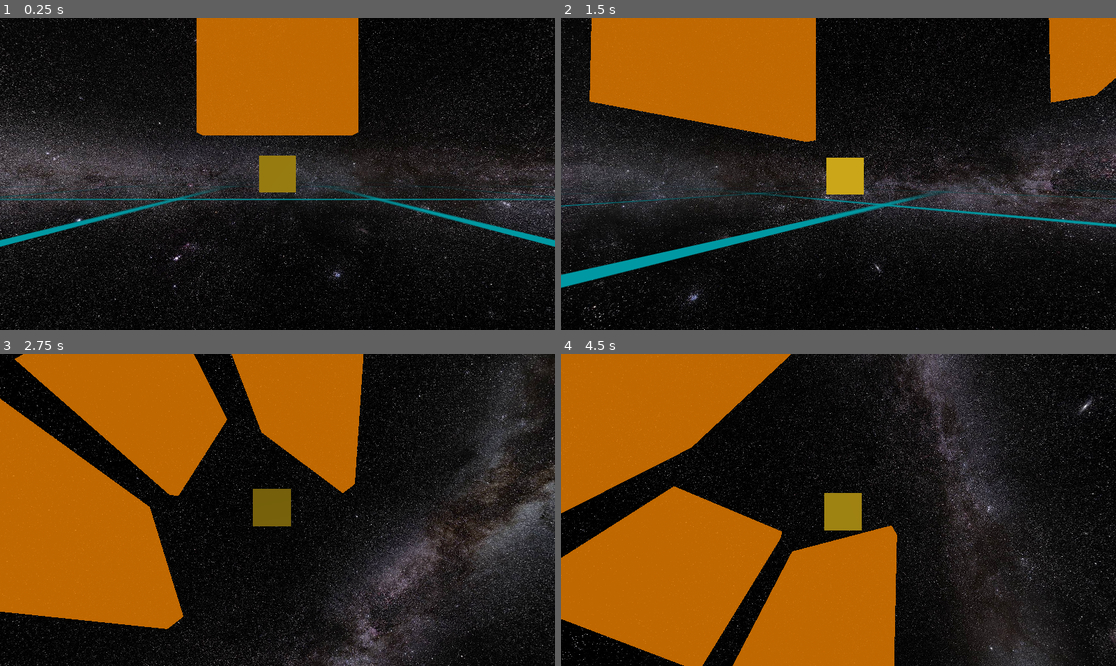
Above: before the commit, frames 1-4 (two rows, left to right).
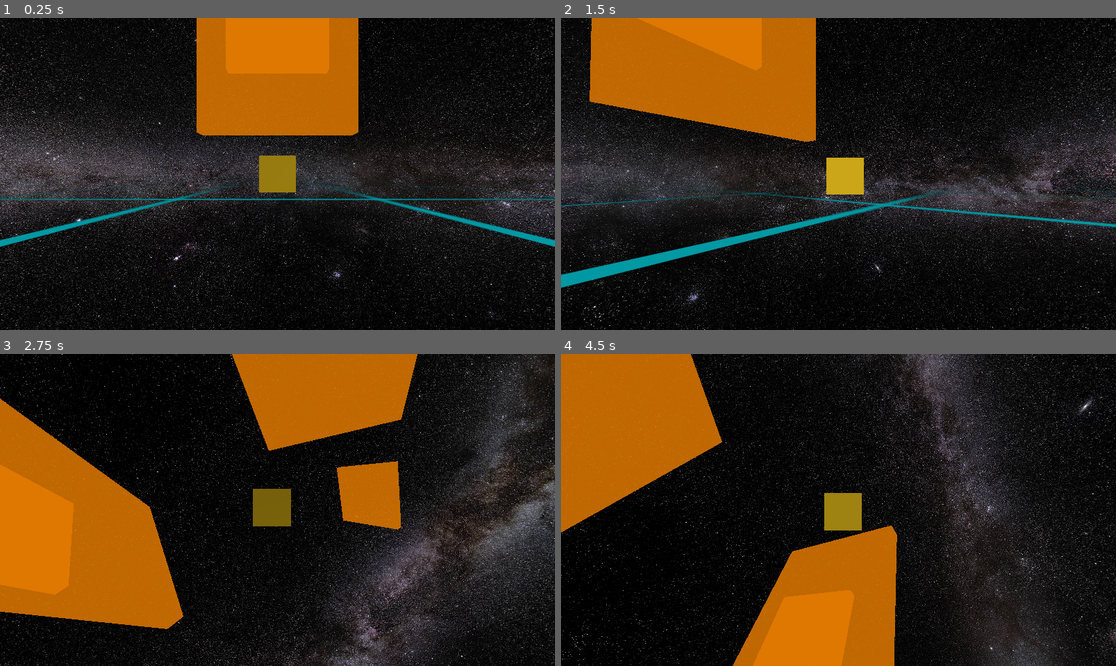
Above: after the commit, the same moments.

Repository: david-andrew/Aberration
Game: Godot game, scene res://world.tscn
Same seed, same stepped clock (60 frames per second), same inputs: the game is played once before the commit and once after it.
Inputs:
- Up to frame 1 (0.25 s): no input
- Up to frame 2 (1.5 s): hold Right (right) 0.53-1.28 s; hold A (a) 0.53-1.28 s; tap D (d) at 0.8, 1.35 s; hold Down (down) from 1.28 s (still down)
- Up to frame 3 (2.75 s): tap E (e) at 1.55 s; release Down (down) at 2.03 s; hold Right (right) from 2.03 s (still down); hold E (e) from 2.03 s (still down); tap Q (q) at 2.3 s
- Up to frame 4 (4.5 s): release Right (right) at 2.78 s; release E (e) at 2.78 s; hold Up (up) 2.78-3.53 s; tap Q (q) at 2.85 s; tap S (s) at 3.05 s; hold S (s) 3.53-4.28 s; hold Left (left) from 3.53 s (still down); tap W (w) at 3.8, 4.35 s

The runs differ from the first frame. In frame 1, 3.3% of the frame differs, in the area x 40-60%, y 0-18%; in frame 2, 4.9%; in frame 3, 19%; in frame 4, 21%, in the area x 0-53%, y 0-100%.

Commit message:
unlinked the material for the test obstacles

Diff:
--- /dev/null
+++ b/new_test_obstacle.tscn
@@ -0,0 +1,29 @@
+[gd_scene load_steps=5 format=3 uid="uid://d0cn0wfyxb1kj"]
+
+[ext_resource type="PackedScene" uid="uid://bwxo76t5hck46" path="res://health.tscn" id="1_v3dad"]
+
+[sub_resource type="StandardMaterial3D" id="StandardMaterial3D_wavts"]
+resource_local_to_scene = true
+transparency = 1
+shading_mode = 0
+albedo_color = Color(0.898039, 0.482353, 0, 0.835294)
+
+[sub_resource type="BoxMesh" id="BoxMesh_68qoa"]
+resource_local_to_scene = true
+material = SubResource("StandardMaterial3D_wavts")
+size = Vector3(10, 10, 1)
+
+[sub_resource type="BoxShape3D" id="BoxShape3D_o5oov"]
+size = Vector3(10, 10, 1)
+
+[node name="NewTestObstacle" type="RigidBody3D"]
+transform = Transform3D(1, 0, 0, 0, 1, 0, 0, 0, 1, 0, 7.57625, -7.01928)
+mass = 100.0
+
+[node name="MeshInstance3D" type="MeshInstance3D" parent="."]
+mesh = SubResource("BoxMesh_68qoa")
+
+[node name="Health" parent="." instance=ExtResource("1_v3dad")]
+
+[node name="CollisionShape3D" type="CollisionShape3D" parent="."]
+shape = SubResource("BoxShape3D_o5oov")
--- a/test_obstacle.tscn
+++ /dev/null
@@ -1,32 +0,0 @@
-[gd_scene load_steps=6 format=3 uid="uid://hjumkqtwnyv3"]
-
-[ext_resource type="PackedScene" uid="uid://bwxo76t5hck46" path="res://health.tscn" id="1_7ga73"]
-
-[sub_resource type="GDScript" id="GDScript_gvbqf"]
-script/source = "extends RigidBody3D
-
-"
-
-[sub_resource type="BoxShape3D" id="BoxShape3D_aqo8g"]
-size = Vector3(10, 10, 1)
-
-[sub_resource type="StandardMaterial3D" id="StandardMaterial3D_m12wd"]
-transparency = 1
-albedo_color = Color(0.964706, 0.505882, 0.141176, 0.517647)
-
-[sub_resource type="BoxMesh" id="BoxMesh_smrug"]
-material = SubResource("StandardMaterial3D_m12wd")
-size = Vector3(10, 10, 1)
-
-[node name="TestObstacle" type="RigidBody3D"]
-collision_mask = 2
-mass = 100.0
-script = SubResource("GDScript_gvbqf")
-
-[node name="CollisionShape3D" type="CollisionShape3D" parent="."]
-shape = SubResource("BoxShape3D_aqo8g")
-
-[node name="MeshInstance3D" type="MeshInstance3D" parent="."]
-mesh = SubResource("BoxMesh_smrug")
-
-[node name="Health" parent="." instance=ExtResource("1_7ga73")]
--- a/world.tscn
+++ b/world.tscn
@@ -6,18 +6,7 @@
 [ext_resource type="Texture2D" uid="uid://dofvgqmmehps4" path="res://assets/textures/white outline grid thick.png" id="3_ytujd"]
 [ext_resource type="Script" path="res://CameraTarget.gd" id="4_mhwvw"]
 [ext_resource type="Script" path="res://ChaseCamera.gd" id="7_3p5ke"]
-
-[sub_resource type="StandardMaterial3D" id="StandardMaterial3D_wavts"]
-transparency = 1
-shading_mode = 0
-albedo_color = Color(0.898039, 0.482353, 0, 0.835294)
-
-[sub_resource type="BoxMesh" id="BoxMesh_68qoa"]
-material = SubResource("StandardMaterial3D_wavts")
-size = Vector3(10, 10, 1)
-
-[sub_resource type="BoxShape3D" id="BoxShape3D_o5oov"]
-size = Vector3(10, 10, 1)
+[ext_resource type="PackedScene" uid="uid://d0cn0wfyxb1kj" path="res://new_test_obstacle.tscn" id="7_6bovt"]
 
 [sub_resource type="BoxShape3D" id="BoxShape3D_278ud"]
 
@@ -52,19 +41,6 @@
 size = Vector3(100, 100, 100)
 
 [node name="World" type="Node3D"]
-
-[node name="NewTestObstacle2" type="RigidBody3D" parent="."]
-transform = Transform3D(1, 0, 0, 0, 0.620929, -0.783867, 0, 0.783867, 0.620929, 0, 15.1525, -0.44755)
-mass = 100.0
-
-[node name="MeshInstance3D" type="MeshInstance3D" parent="NewTestObstacle2"]
-mesh = SubResource("BoxMesh_68qoa")
-skeleton = NodePath("../../NewTestObstacle2")
-
-[node name="Health" parent="NewTestObstacle2" instance=ExtResource("2_1cdyd")]
-
-[node name="CollisionShape3D" type="CollisionShape3D" parent="NewTestObstacle2"]
-shape = SubResource("BoxShape3D_o5oov")
 
 [node name="Ship" type="RigidBody3D" parent="."]
 angular_damp = 1.0
@@ -104,26 +80,13 @@
 
 [node name="Camera3D" type="Camera3D" parent="ChaseCamera"]
 
-[node name="NewTestObstacle" type="RigidBody3D" parent="."]
-transform = Transform3D(1, 0, 0, 0, 1, 0, 0, 0, 1, 0, 7.57625, -7.01928)
-mass = 100.0
+[node name="NewTestObstacle" parent="." instance=ExtResource("7_6bovt")]
 
-[node name="MeshInstance3D" type="MeshInstance3D" parent="NewTestObstacle"]
-mesh = SubResource("BoxMesh_68qoa")
+[node name="NewTestObstacle2" parent="." instance=ExtResource("7_6bovt")]
+transform = Transform3D(1, 0, 0, 0, 1, 0, 0, 0, 1, 0, 15.1525, -14.0386)
 
-[node name="Health" parent="NewTestObstacle" instance=ExtResource("2_1cdyd")]
+[node name="NewTestObstacle3" parent="." instance=ExtResource("7_6bovt")]
+transform = Transform3D(1, 0, 0, 0, 0.547446, 0.836841, 0, -0.836841, 0.547446, 0, 7.57625, 8.46046)
 
-[node name="CollisionShape3D" type="CollisionShape3D" parent="NewTestObstacle"]
-shape = SubResource("BoxShape3D_o5oov")
-
-[node name="NewTestObstacle3" type="RigidBody3D" parent="."]
-transform = Transform3D(1, 0, 0, 0, 1, 0, 0, 0, 1, 0, 7.57625, 5.43643)
-mass = 100.0
-
-[node name="MeshInstance3D" type="MeshInstance3D" parent="NewTestObstacle3"]
-mesh = SubResource("BoxMesh_68qoa")
-
-[node name="Health" parent="NewTestObstacle3" instance=ExtResource("2_1cdyd")]
-
-[node name="CollisionShape3D" type="CollisionShape3D" parent="NewTestObstacle3"]
-shape = SubResource("BoxShape3D_o5oov")
+[node name="NewTestObstacle4" parent="." instance=ExtResource("7_6bovt")]
+transform = Transform3D(-0.464326, -0.754404, -0.463978, -0.843392, 0.536549, -0.0283761, 0.270354, 0.37814, -0.885392, 23.9953, 9.93048, 17.2644)
Not shown: 1 places in world.tscn that only renumber resources
